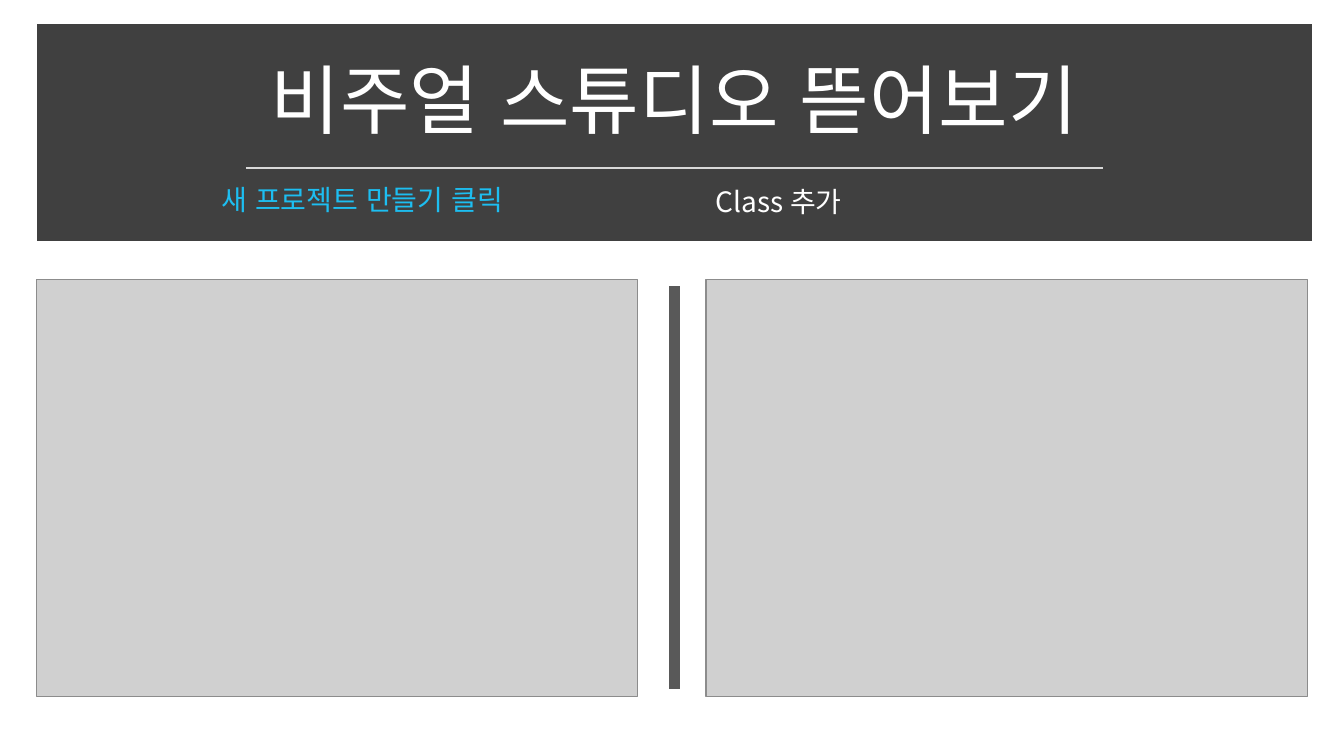
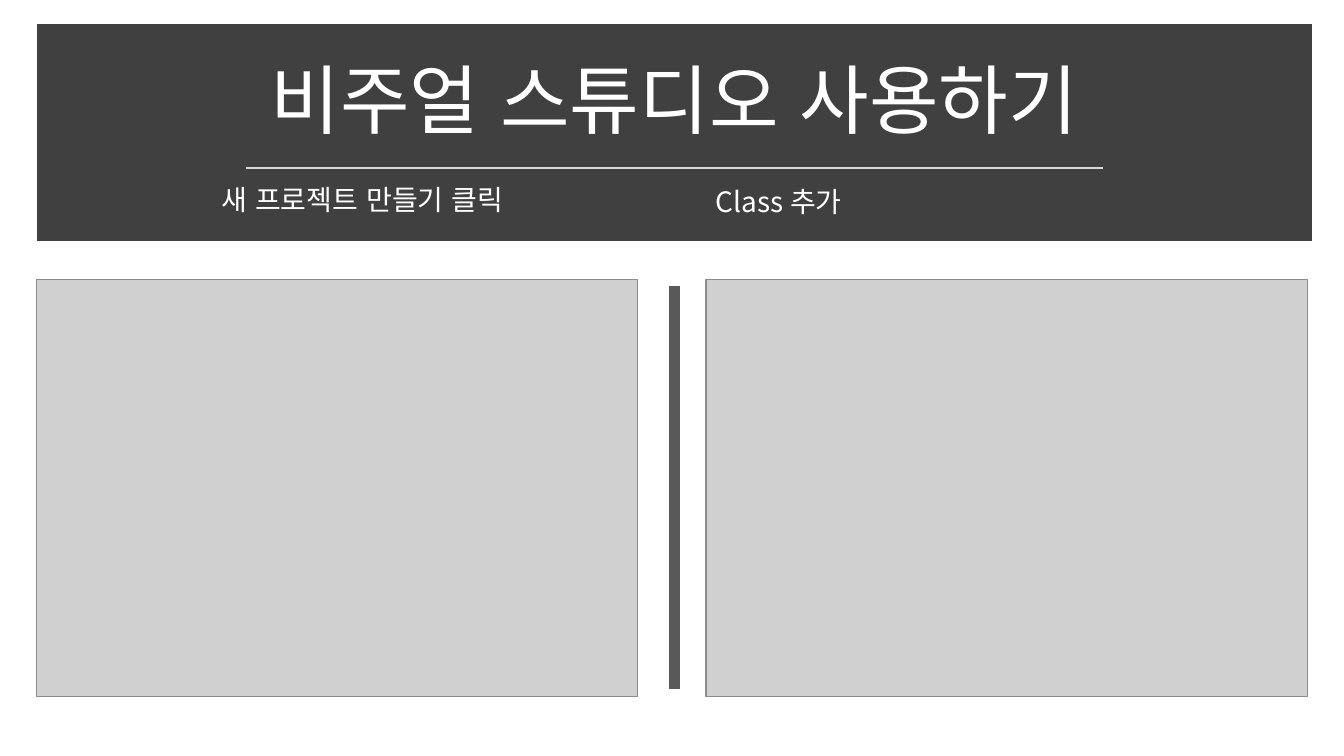
Before and after one commit to kjh99660/Study_powerpoint, a slide deck: slide 26 of c# 스터디 1주 차.pptx (slide 24 before the commit). Drawn at 1344x756 pixels with LibreOffice and Linux fonts; fonts in the diff are those of the drawing; grey boxes stand for pictures. Boxes give left, top, right and bottom in pixels: in the first picture for what was removed or moved away, otherwise in the second. Text is boxed around its words. In the diff, an @@ line names an element or a change of style, - is before the commit and + after.

```diff
--- a/c# 스터디 1주 차.pptx
+++ b/c# 스터디 1주 차.pptx
@@ title at <box>271,65,1078,134</box>: text changed @@
-비주얼 스튜디오 뜯어보기
+비주얼 스튜디오 사용하기
@@ text "새 프로젝트 만들기 클릭" at <box>221,187,504,212</box>: text colour #1DBEF1 to #FFFFFF @@
```
Also in this commit, not shown: 17 other slides changed, 3 slides added, 1 slide removed, 6 other files.
